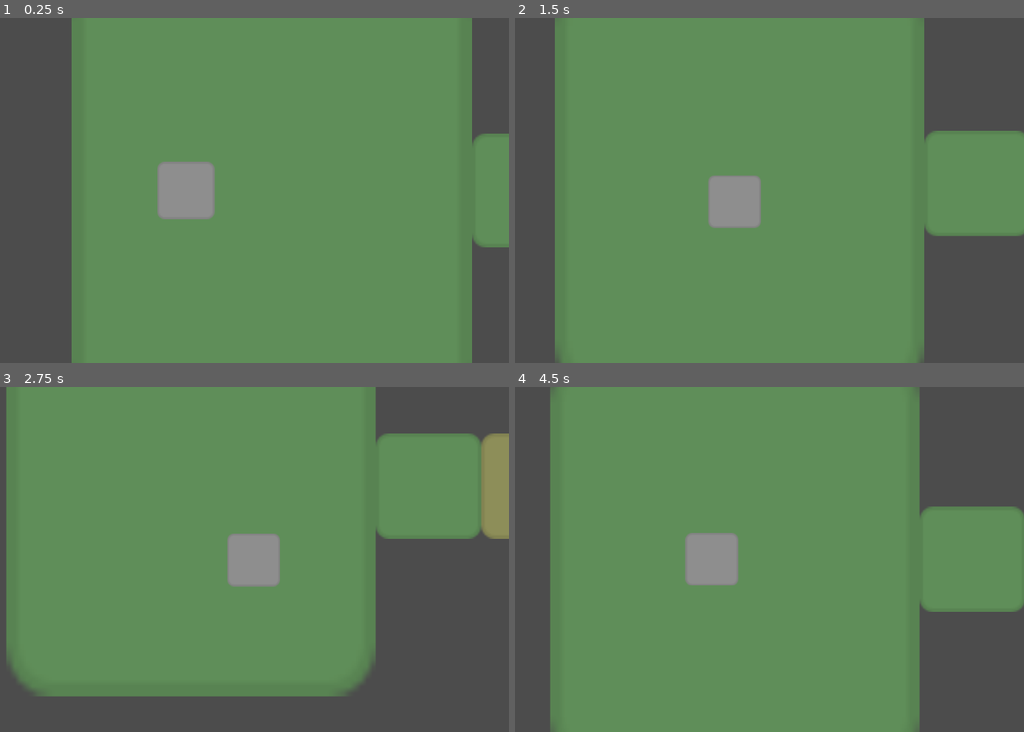
Above: before the commit, frames 1-4 (two rows, left to right).
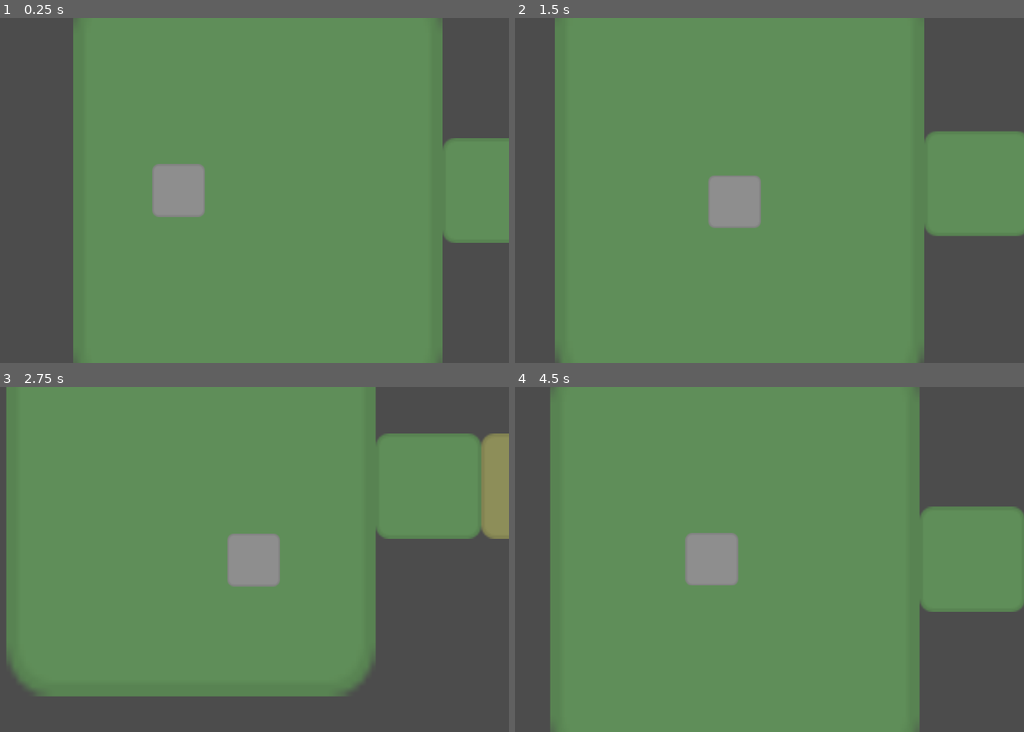
Above: after the commit, the same moments.

Repository: HexagonNico/CinematicCamera2D
Game: Godot game, scene res://assets/example_scene.tscn
Two runs of this game, one before a commit and one after it. Both use one fixed random seed, a clock stepped at 60 frames per second and the inputs below.
Inputs:
- Up to frame 1 (0.25 s): no input
- Up to frame 2 (1.5 s): hold Right (ui_right) 0.53-1.28 s; hold Down (ui_down) from 1.28 s (still down)
- Up to frame 3 (2.75 s): release Down (ui_down) at 2.03 s; hold Right (ui_right) from 2.03 s (still down)
- Up to frame 4 (4.5 s): release Right (ui_right) at 2.78 s; hold Up (ui_up) 2.78-3.53 s; hold Left (ui_left) from 3.53 s (still down)

The runs differ from the first frame. In frame 1, 5.2% of the frame differs, in the area x 14-100%, y 0-100%; in frame 2, less than 0.1%; in frame 3, less than 0.1%; in frame 4, less than 0.1%.

Commit message:
Updated example scene

Diff:
--- a/assets/example_scene.tscn
+++ b/assets/example_scene.tscn
@@ -15,10 +15,10 @@
 [node name="ExampleScene" type="Node2D"]
 
 [node name="CinematicCamera" type="Camera2D" parent="."]
-position = Vector2( -384, 0 )
+position = Vector2( -341.6, 0 )
 z_index = 2
 current = true
-zoom = Vector2( 0.5, 0.5 )
+zoom = Vector2( 0.7, 0.7 )
 process_mode = 0
 smoothing_enabled = true
 script = ExtResource( 1 )
@@ -95,3 +95,11 @@
 
 [node name="CollisionShape" type="CollisionShape2D" parent="CameraTrigger"]
 shape = SubResource( 2 )
+
+[node name="Label" type="Label" parent="."]
+margin_left = 112.0
+margin_top = -312.0
+margin_right = 432.0
+margin_bottom = -264.0
+text = "This scene shows how to create a transition between two cameras when a KinematicBody enters an Area2D"
+autowrap = true
